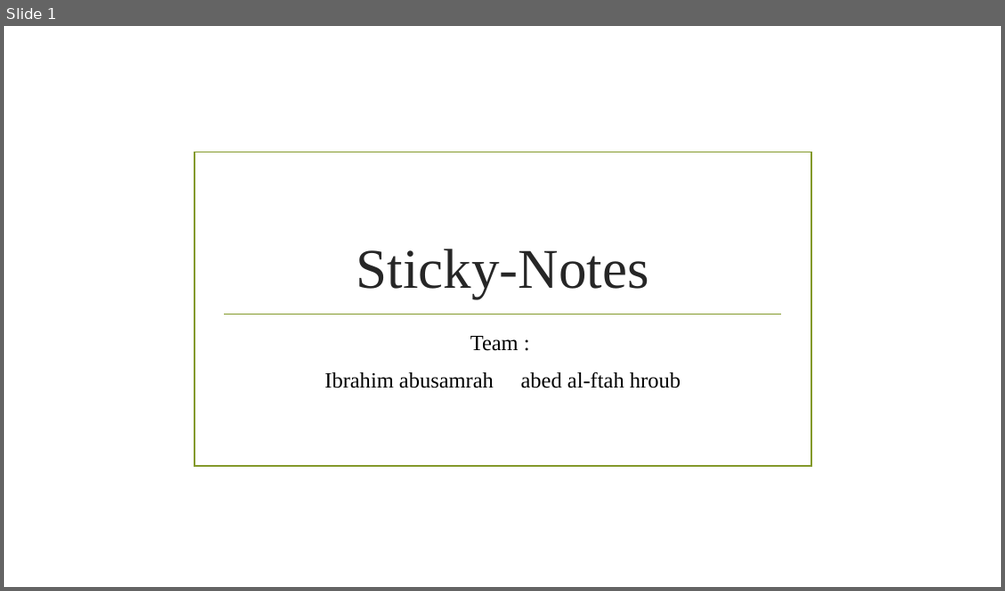
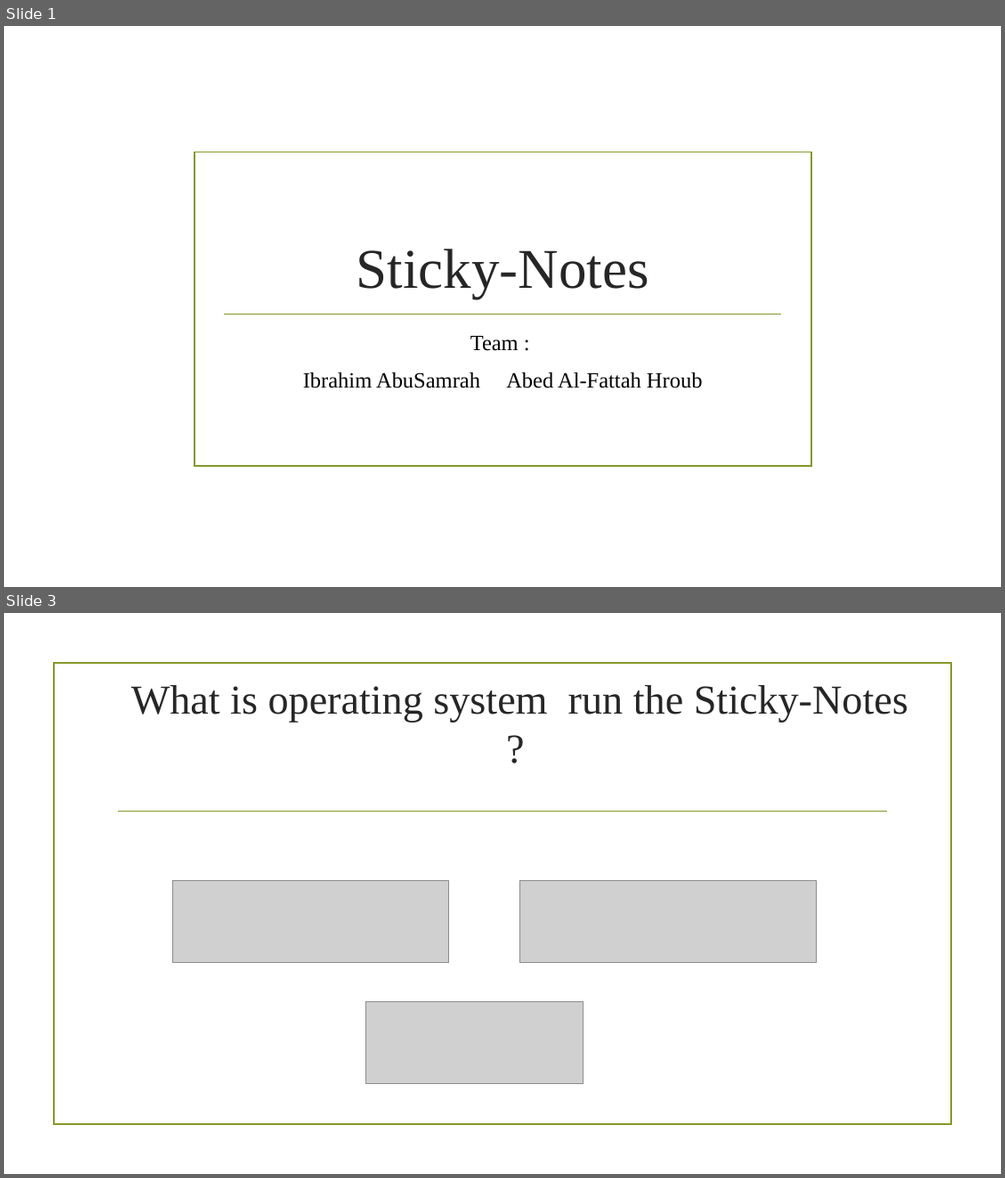
Before and after one commit to ibrahim123abusamrah/show, a slide deck: Sticky-Notes.pptx. Shown one above the other, each under a label of ours: slide 1 before the commit, slides 1 and 3 after it; the slides between them are not shown. The pictures are 1005x591 and 1005x1178 pixels, drawn with LibreOffice and Linux fonts; fonts in the diff are those of the drawing; grey boxes stand for pictures; background and template pictures are left out. Boxes give left, top, right and bottom in pixels: in the first picture for what was removed or moved away, otherwise in the second. Text is boxed around its words. In the diff, an @@ line names an element or a change of style, - is before the commit and + after.

Commit message:
ibrahim

```diff
--- a/Sticky-Notes.pptx
+++ b/Sticky-Notes.pptx
@@ slide 3 added at (4, 613, 1001, 1174), background picture (left out) @@
@@ rectangle added at (53, 663, 951, 1125), outline #83992A 1.25 pt @@
@@ title added at (131, 685, 908, 722), 39.6 pt, text #262626 @@
+What is operating system run the Sticky-Notes ?
@@ line added from (119, 811) to (887, 811), #83992A 1.25 pt @@
@@ picture added at (173, 881, 448, 963) @@
@@ picture added at (520, 881, 816, 963) @@
@@ picture added at (366, 1002, 582, 1084) @@
@@ slide 1 changed as well @@
@@ subtitle at (303, 372, 703, 388): text changed @@
-Ibrahim abusamrah abed al-ftah hroub
+Ibrahim AbuSamrah Abed Al-Fattah Hroub
```
Also in this commit, not shown: 6 other slides added, 1 slide removed.
